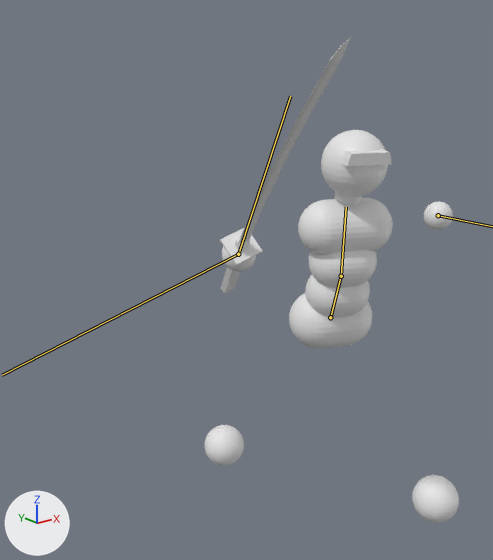
Before and after pictures for a commit that changed the glTF model assets/models/simple_combat_char.glb.
One viewpoint serves both versions: a 50 mm camera at (-2.05, -1.83, 1.89) aimed at (-0.45, 0.17, 1.09). The lights are fixed; the arrows at lower left show +X, +Y and +Z. The picture after the commit comes second. Both versions are drawn at frame 3 of the action 'PC_attack_1cha'; the numbers are the values there. The bones that change are drawn over the model as lines.

Objects in the first picture: 'Body', 'Sword'.
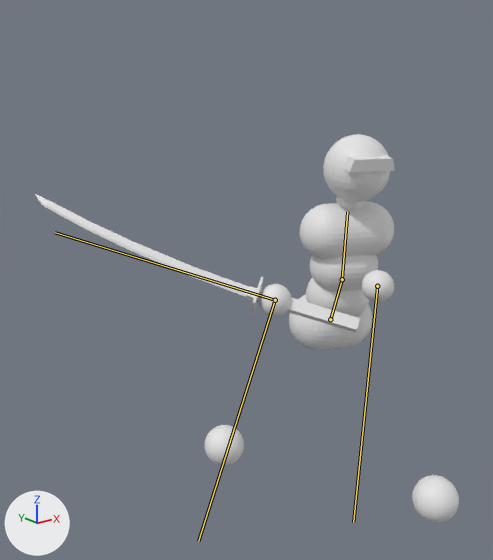
Where the change shows, as pixel boxes [x1, y1, x2, y2] in the pictures (493 x 560 px):
'Body', posed
    before: [204, 130, 459, 523]
    after: [204, 134, 459, 523]
'Sword', posed (147% wider, 46% shorter)
    before: [220, 37, 351, 294]
    after: [35, 194, 360, 333]
bone 'Lower back', root to tip
    before: (330, 317) to (341, 276)
    after: (330, 319) to (342, 279)
bone 'Upper back', root to tip
    before: (341, 276) to (346, 207)
    after: (342, 279) to (347, 211)
bone 'Hand.R', root to tip
    before: (238, 254) to (2, 375)
    after: (275, 300) to (198, 541)
bone 'Sword attachment', root to tip
    before: (238, 254) to (290, 96)
    after: (275, 300) to (55, 232)

The edits, one by one:
Bone 'Lower back' (bone_lower_back) moves from (0.0, -0.093, 0.113) to (0.0, -0.102, 0.112).
Bone 'Lower back' (bone_lower_back) turns from (-18, -23, -2) to (-20, -23, -2) degrees about its own x, y and z.
Bone 'Upper back' (bone_upper_back) turns from (7, 0, 0) to (8, 0, 0) degrees about its own x, y and z.
Bone 'Hand.L' (bone_hand_l) moves from (-0.109, -0.326, -0.084) to (-0.287, -0.855, -0.219).
Bone 'Hand.L' (bone_hand_l) turns from (-46, 18, -3) to (-152, 21, -39) degrees about its own x, y and z.
Bone 'Hand.R' (bone_hand_r) moves from (-0.12, -0.091, 0.016) to (-0.314, -0.238, 0.042).
Bone 'Hand.R' (bone_hand_r) turns from (-14, 45, 9) to (-23, 142, 34) degrees about its own x, y and z.
Bone 'Sword attachment' (bone_sword_attachment) moves from (0.091, 0.016, 0.12) to (0.238, 0.042, 0.314).
Bone 'Sword attachment' (bone_sword_attachment) turns from (-43, 19, 11) to (-158, 46, -26) degrees about its own x, y and z.
